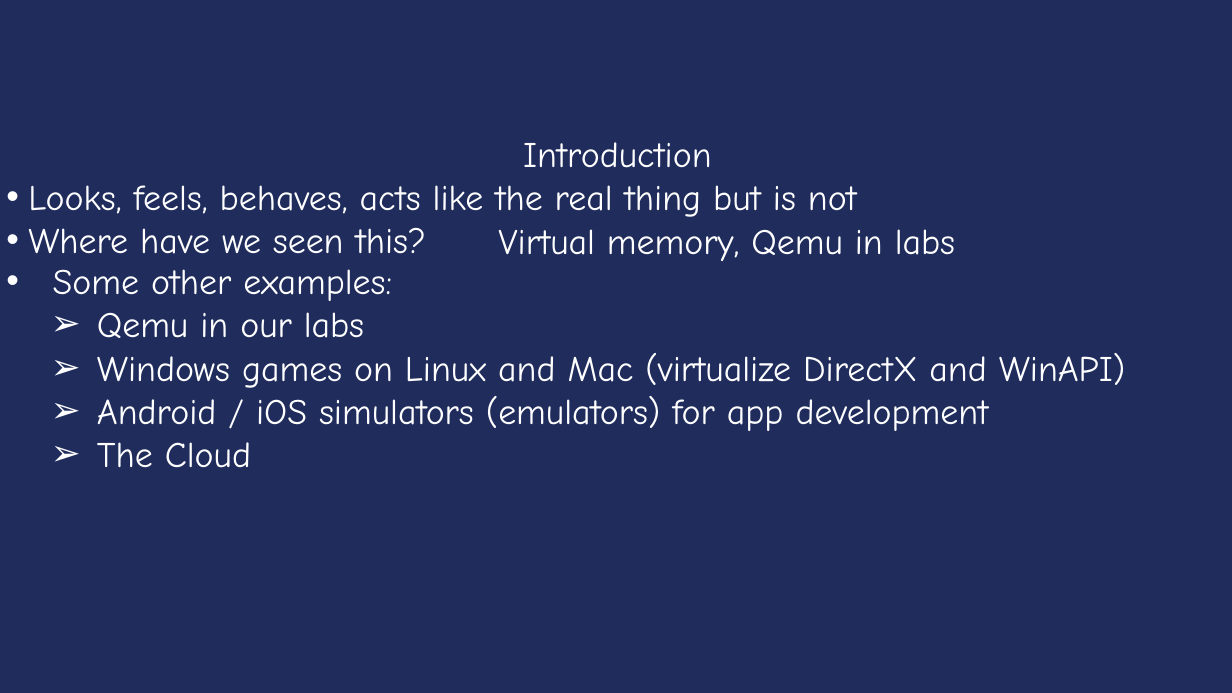
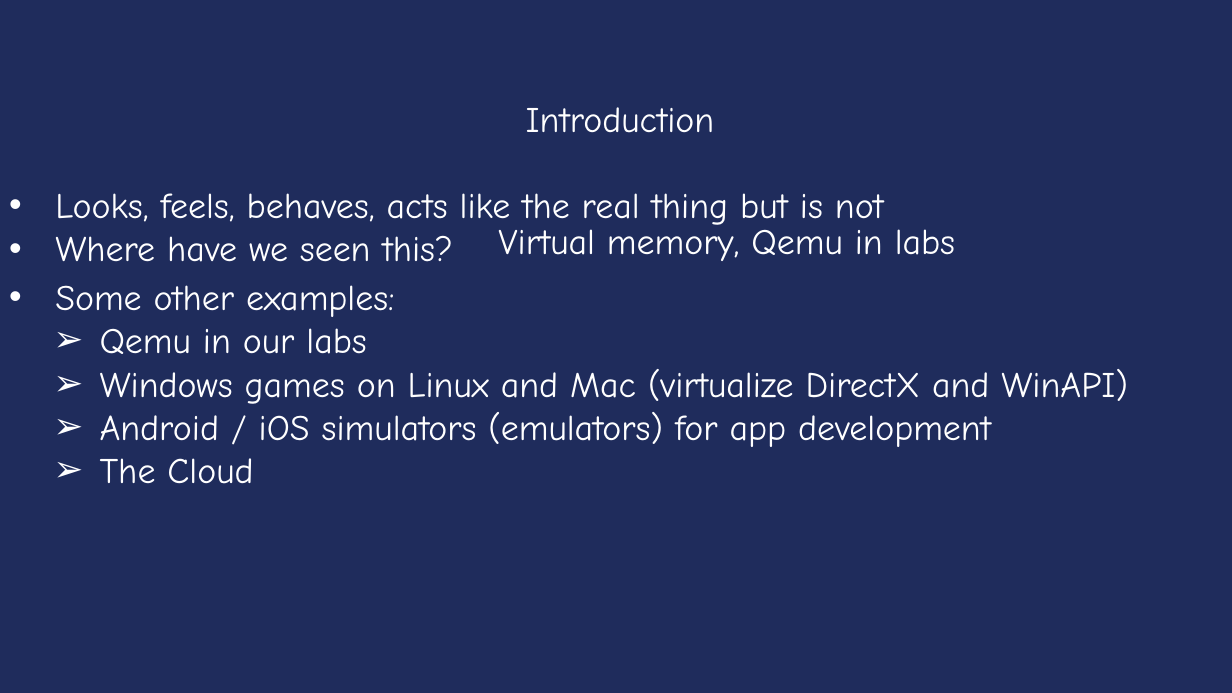
Before and after one commit to Rpersie/xv6-course, a slide deck: slide 6 of yale/ppt/ppt-english/Lecture15-Virtualization.ppt. Drawn at 1232x693 pixels with LibreOffice and Linux fonts; fonts in the diff are those of the drawing. Boxes give left, top, right and bottom in pixels: in the first picture for what was removed or moved away, otherwise in the second. Text is boxed around its words. In the diff, an @@ line names an element or a change of style, - is before the commit and + after.

```diff
--- a/yale/ppt/ppt-english/Lecture15-Virtualization.ppt
+++ b/yale/ppt/ppt-english/Lecture15-Virtualization.ppt
@@ text "Introduction" moved from (x1=28, y1=142, x2=857, y2=254) to (x1=55, y1=107, x2=884, y2=262) @@
@@ text at (x1=55, y1=193, x2=884, y2=262): indent changed @@
@@ text "Some other examples:" moved from (x1=53, y1=269, x2=1126, y2=468) to (x1=55, y1=285, x2=1128, y2=484) @@
```
Also in this commit, not shown: 28 other slides changed, 16 other files.
